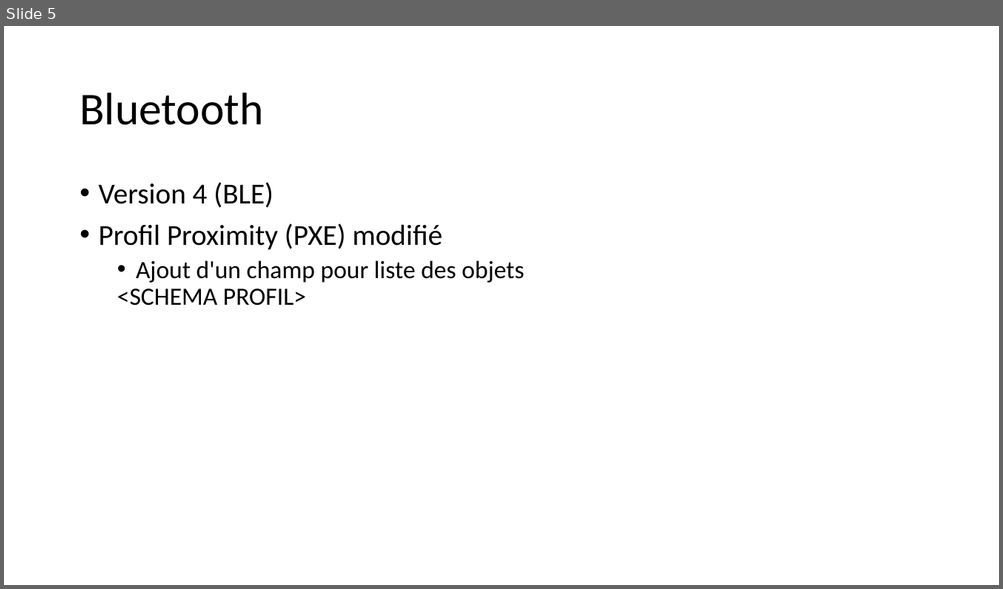
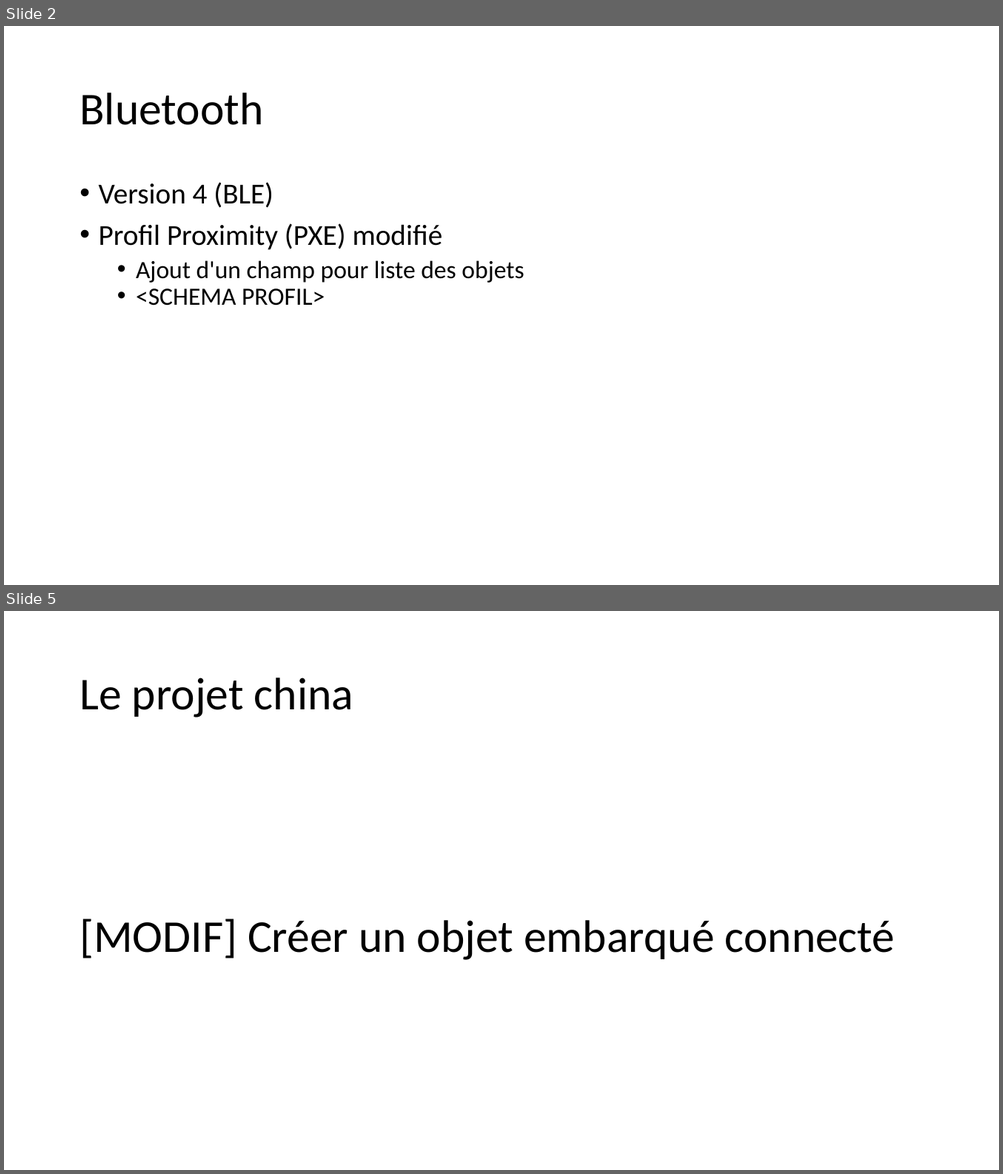
Before and after one commit to taboadaa/ShuQi, a slide deck: Documentation/Documents/presTech.odp. Shown one above the other, each under a label of ours: slide 5 before the commit, slides 2 and 5 after it; the slides between them are not shown. The pictures are 1003x589 and 1003x1174 pixels, drawn with LibreOffice and Linux fonts; fonts in the diff are those of the drawing. Boxes give left, top, right and bottom in pixels: in the first picture for what was removed or moved away, otherwise in the second. Text is boxed around its words. In the diff, an @@ line names an element or a change of style, - is before the commit and + after.

```diff
--- a/Documentation/Documents/presTech.odp
+++ b/Documentation/Documents/presTech.odp
@@ slide 5 added at <box>4,611,999,1170</box>, background #FFFFFF @@
@@ title added at <box>79,678,353,718</box>, 44 pt, text #000000 @@
+Le projet china
@@ title added at <box>79,919,895,960</box>, 44 pt, text #000000 @@
+[MODIF] Créer un objet embarqué connecté
@@ what was slide 5 is now slide 2 @@
@@ slide 2 changed as well @@
@@ text at <box>136,289,324,306</box>: bullet none to • @@
```
Also in this commit, not shown: 1 other slide changed, 2 other slides added, 5 slides removed, 3 other files.
